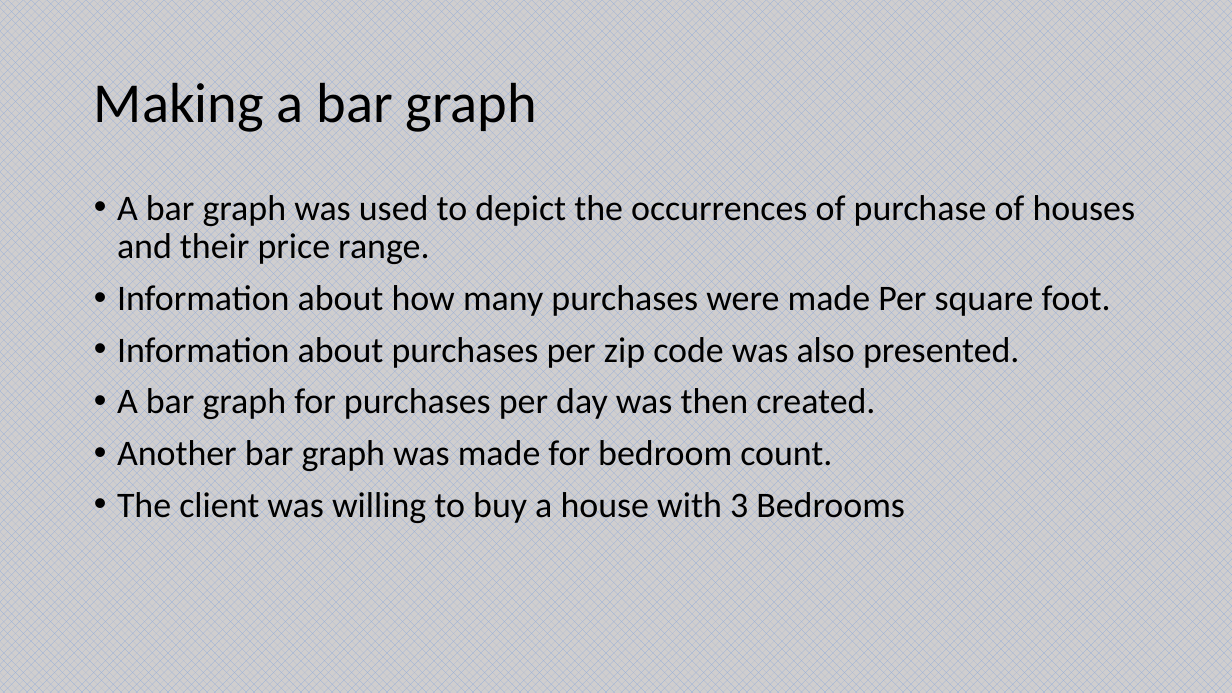
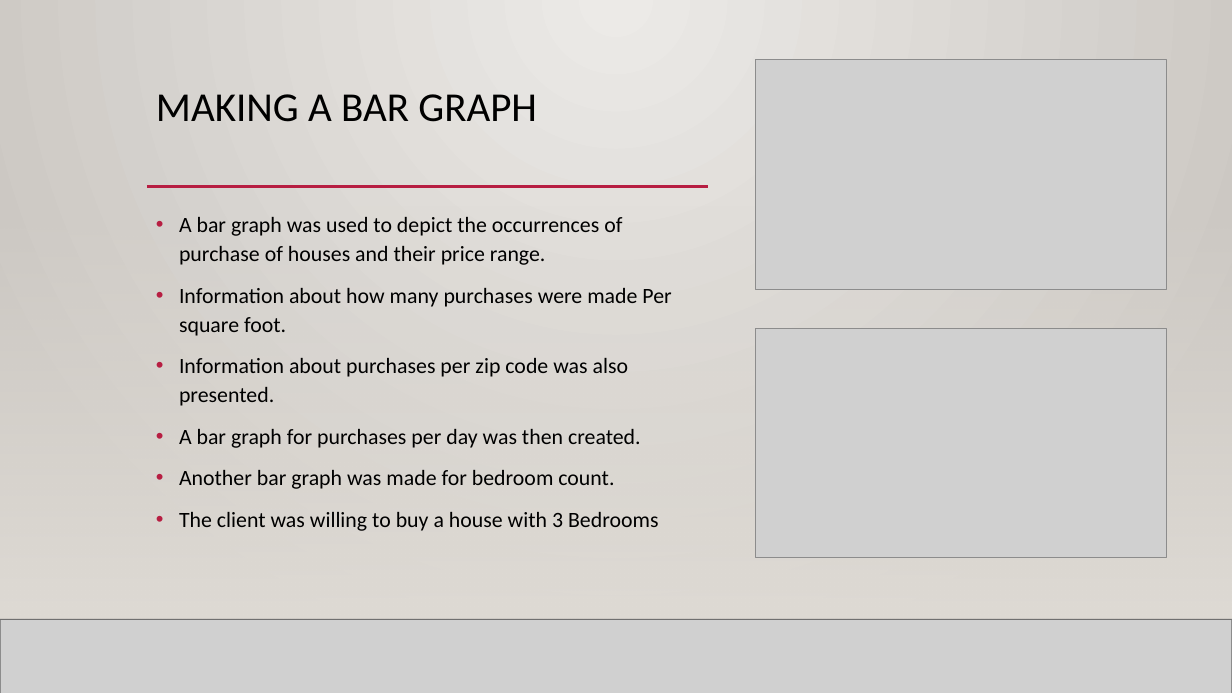
Before and after one commit to scavazos4/Project_One, a slide deck: slide 8 of Sacramento Real Estate.pptx. Drawn at 1232x693 pixels with LibreOffice and Linux fonts; fonts in the diff are those of the drawing; grey boxes stand for pictures; background and template pictures are left out. Boxes give left, top, right and bottom in pixels: in the first picture for what was removed or moved away, otherwise in the second. Text is boxed around its words. In the diff, an @@ line names an element or a change of style, - is before the commit and + after.

```diff
--- a/Sacramento Real Estate.pptx
+++ b/Sacramento Real Estate.pptx
@@ background pattern #8FAADC on #D0CECE to gradient #ECEAE7 to #CAC7C1 @@
@@ rectangle added at bbox=[0, 0, 1232, 693], fill gradient #ECEAE7 to #CAC7C1 @@
@@ picture added at bbox=[755, 59, 1167, 290] @@
@@ title "MAKING A BAR GRAPH" at bbox=[156, 94, 537, 122]: vertical alignment middle to top @@
@@ title at bbox=[156, 94, 537, 122]: text changed; size 44 to 32 pt @@
-Making a bar graph
+MAKING A BAR GRAPH
@@ rectangle added at bbox=[0, 204, 1232, 619], fill gradient #DFDBD5 @@
@@ rectangle added at bbox=[0, 204, 1232, 619], fill gradient #DFDBD5 @@
@@ text "A bar graph was used ...": place and size @@
-text "A bar graph was used ..." at bbox=[117, 191, 1136, 523]
+text "A bar graph was used ..." at bbox=[179, 217, 671, 531]
@@ text "A bar graph was used ..." at bbox=[179, 217, 671, 531]: size 28 to 17 pt; line spacing 0.9 to 1.1 @@
@@ line added from (147, 187) to (1118, 187), #B71E42 2.5 pt @@
@@ line added from (147, 187) to (708, 187), #B71E42 2.5 pt @@
@@ picture added at bbox=[755, 328, 1167, 557] @@
@@ line added from (0, 619) to (1232, 619), #000001 1 pt @@
@@ picture added at bbox=[0, 619, 1232, 693] @@
@@ line added from (0, 619) to (1232, 619), #000001 1 pt @@
```
Also in this commit, not shown: 8 other slides changed, 5 slides added, 3 slides removed, 1 other file.
